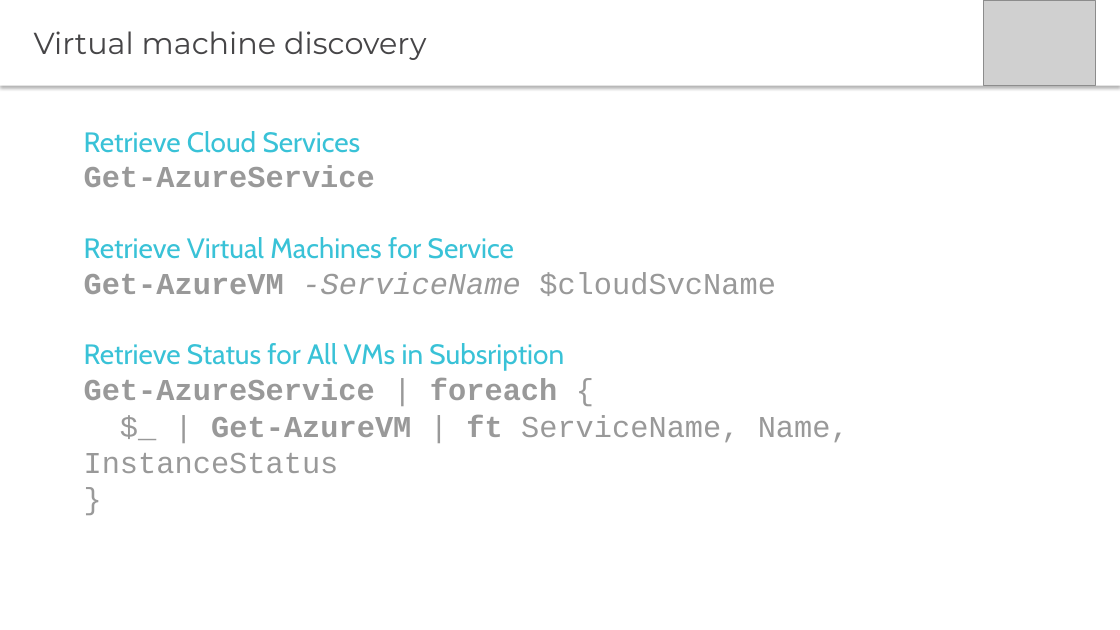
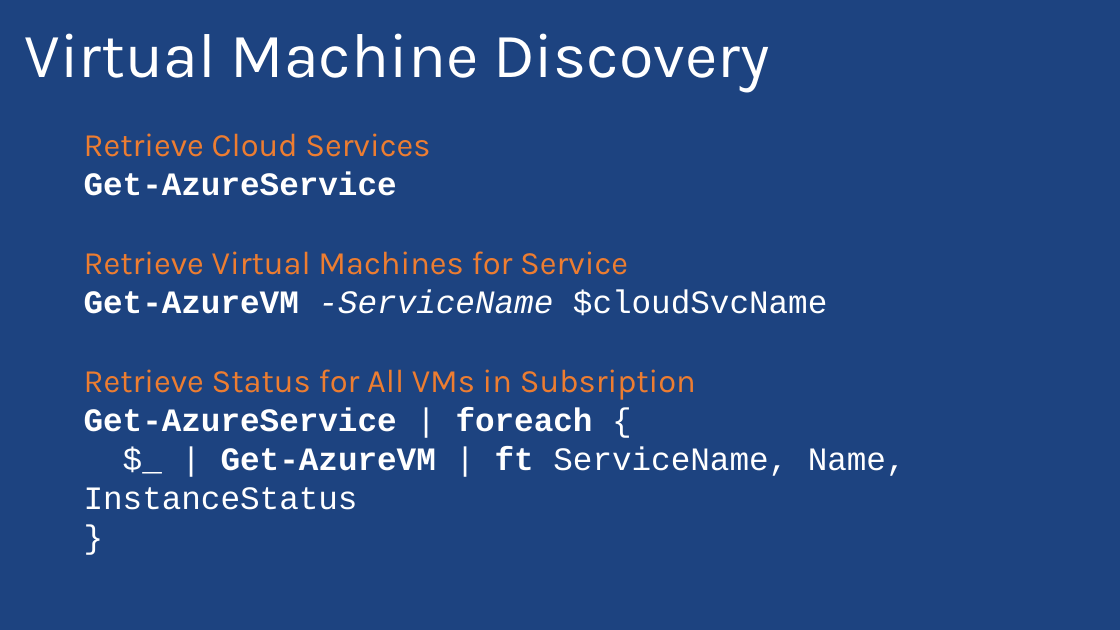
Before and after one commit to PyroJoke/AzureBootcamp2015Kharkiv, a slide deck: slide 14 of Virtual Machines Automated Deployment/Global Azure Bootcamp - Automating Azure VMs with Powershell.pptx (slide 10 before the commit). Drawn at 1120x630 pixels with LibreOffice and Linux fonts; fonts in the diff are those of the drawing; grey boxes stand for pictures; background and template pictures are left out. Boxes give left, top, right and bottom in pixels: in the first picture for what was removed or moved away, otherwise in the second. Text is boxed around its words. In the diff, an @@ line names an element or a change of style, - is before the commit and + after.

```diff
--- a/Virtual Machines Automated Deployment/Global Azure Bootcamp - Automating Azure VMs with Powershell.pptx
+++ b/Virtual Machines Automated Deployment/Global Azure Bootcamp - Automating Azure VMs with Powershell.pptx
@@ background #FFFFFF to picture (left out) @@
@@ title "Virtual Machine Discovery": place and size @@
-title "Virtual Machine Discovery" at [0, 0, 1120, 86]
+title "Virtual Machine Discovery" at [25, 33, 769, 93]
@@ title "Virtual Machine Discovery" at [25, 33, 769, 93]: vertical alignment middle to bottom; fill #FFFFFF to none; shadow off @@
@@ picture removed at [984, 0, 1096, 86] @@
@@ title at [25, 33, 769, 93]: text changed; size 26 to 54 pt; font Montserrat to Karla; text colour #464547 to #FFFFFF @@
-Virtual machine discovery
+Virtual Machine Discovery
@@ text "Retrieve Cloud Services" at [84, 133, 906, 510]: size 24 to 28 pt, font Cabin to Karla, text colour #39C2D7 to #ED7D31 in "Retrieve Cloud Services", "Retrieve Virtual Machines for Service", "Retrieve Status for All VMs in Subsription"; size 26 to 28 pt, text colour #999999 to #FFFFFF in "Get-AzureService", "Get-AzureVM -ServiceName $cloudSvcName", "Get-AzureService | foreach {", "$_ | Get-AzureVM | ft ServiceName, Name, ..." and 1 more places @@
```
Also in this commit, not shown: 21 other slides changed, 12 slides added, 4 slides removed, 4 other files.
